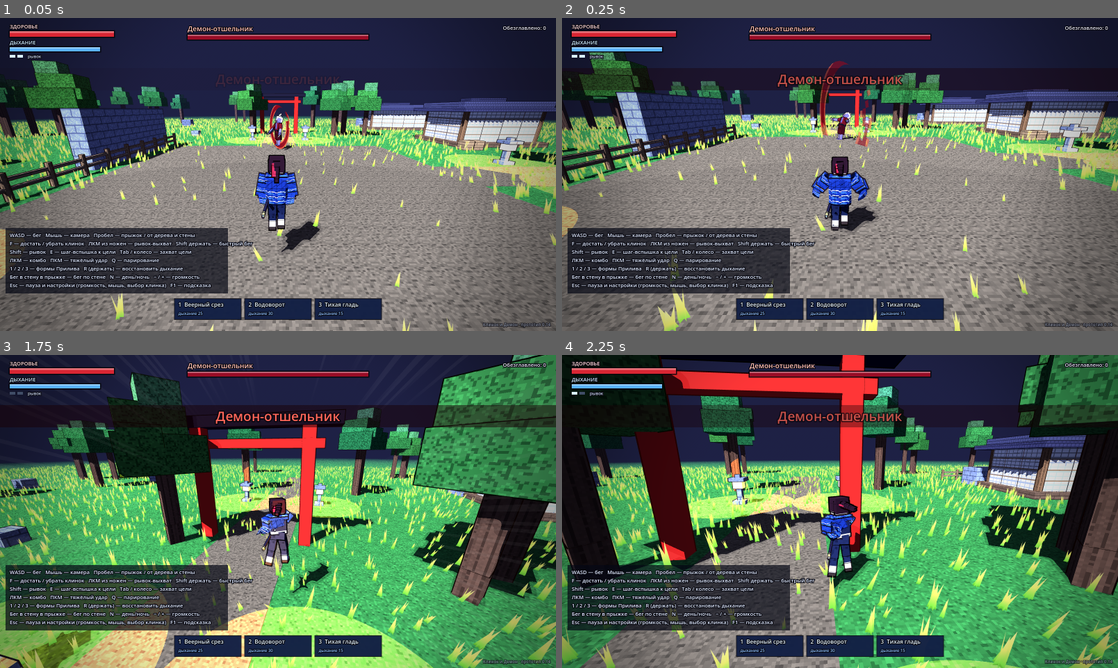
Above: before the commit, frames 1-4 (two rows, left to right).
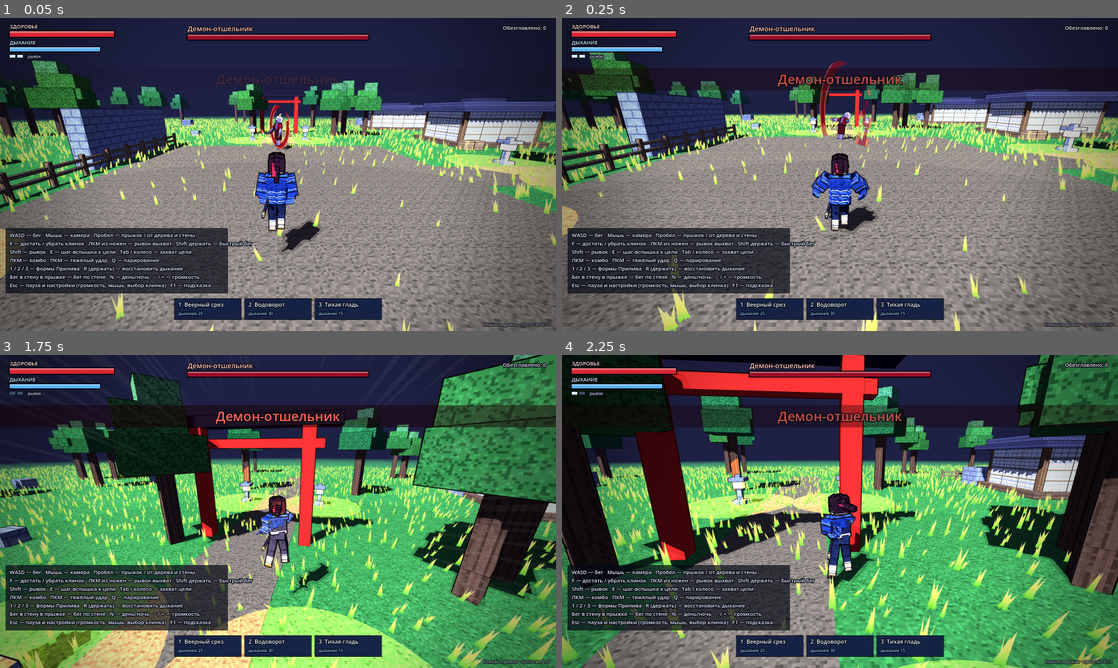
Above: after the commit, the same moments.

Repository: Tsenze13/DemonSlatarME
Game: Godot game, scene res://main.tscn
The game is run twice, just before and just after one commit, with the same random seed, the same clock (stepped at 60 frames per second) and the same inputs.
Inputs (mouse positions are in pixels of both pictures, inside the frame that each line leads up to):
- Up to frame 1 (0.05 s): no input
- Up to frame 2 (0.25 s): no input
- Up to frame 3 (1.75 s): tap Enter at 0.5 s; move the mouse to (305, 511) at 0.52 s; hold R (breathe) 0.53-1.28 s; hold Up from 0.53 s (still down); click (305, 511) at 0.67 s; tap Space (jump) at 0.77, 1.52 s; tap Shift (dash) at 0.8, 1.35 s; move the mouse to (250, 511) at 1.27 s; tap F (draw) at 1.55 s
- Up to frame 4 (2.25 s): keep holding Up; move the mouse to (851, 505) at 2.02 s; tap F (draw) at 2.1 s

The runs differ from the first frame. In frame 1, 0.1% of the frame differs, in the area x 46-99%, y 42-99%; in frame 2, 0.1%; in frame 3, 0.1%; in frame 4, 0.1%, in the area x 47-99%, y 44-99%.

Commit message:
Клинок и Демон v0.15: лицо с мимикой, кисти, стопы, волосы, порезы на герое
Co-Authored-By: Claude Opus 5.5 <noreply@anthropic.com>
Claude-Session: https://claude.ai/code/session_01G3h9Yu3TGjLRQLW4GY5QkV

Diff:
--- a/project.godot
+++ b/project.godot
@@ -4,7 +4,7 @@
 [application]
 
 config/name="Клинок и Демон"
-config/version="0.14"
+config/version="0.15"
 run/main_scene="res://main.tscn"
 config/features=PackedStringArray("4.7", "GL Compatibility")
 
--- a/scripts/autotest.gd
+++ b/scripts/autotest.gd
@@ -175,6 +175,7 @@
 	p.receive_attack(20.0, p.global_position + Vector3(0, 0, 2), false)
 	await w(0.1)
 	check(p.state == "down", "сильный удар сбивает с ног")
+	check(p.cuts.size() > 0, "на герое виден порез")
 	await w(1.5)
 	check(p.state == "move", "герой поднялся")
 	p.hp = hp0
--- a/scripts/hud.gd
+++ b/scripts/hud.gd
@@ -243,4 +243,4 @@
 		for l in lines:
 			_txt(Vector2(hx, hy), l, int(15 * u), Color(0.88, 0.92, 1.0))
 			hy += 24 * u
-	_txt(Vector2(s.x - 16 * u, s.y - 14 * u), "Клинок и Демон · прототип 0.14", int(12 * u), Color(0.7, 0.75, 0.85, 0.6), HORIZONTAL_ALIGNMENT_RIGHT, 0)
+	_txt(Vector2(s.x - 16 * u, s.y - 14 * u), "Клинок и Демон · прототип 0.15", int(12 * u), Color(0.7, 0.75, 0.85, 0.6), HORIZONTAL_ALIGNMENT_RIGHT, 0)
--- a/scripts/player.gd
+++ b/scripts/player.gd
@@ -293,20 +293,29 @@
 	Vox.box(torso, Vector3(0.44, 0.5, 0.25), Vector3(0, 0.26, 0), uni, true, 0.0, "cloth", true)
 	Vox.box(torso, Vector3(0.45, 0.08, 0.26), Vector3(0, 0.03, 0), belt)
 	Vox.box(torso, Vector3(0.1, 0.22, 0.02), Vector3(0, 0.37, 0.127), Color(0.85, 0.85, 0.82), false)  # ворот
+	# пуговицы формы
+	for k in 3:
+		Vox.box(torso, Vector3(0.035, 0.035, 0.02), Vector3(0, 0.15 + k * 0.08, 0.128), Color(0.85, 0.7, 0.3), false, 0.2)
 	var head := Vox.pivot(torso, Vector3(0, 0.52, 0), "head")
 	Vox.box(head, Vector3(0.12, 0.08, 0.12), Vector3(0, 0.02, 0), skin)
 	Vox.box(head, Vector3(0.3, 0.3, 0.3), Vector3(0, 0.2, 0), skin)
-	Vox.box(head, Vector3(0.06, 0.07, 0.02), Vector3(-0.07, 0.19, 0.151), Color(0.1, 0.05, 0.08), false)
-	Vox.box(head, Vector3(0.06, 0.07, 0.02), Vector3(0.07, 0.19, 0.151), Color(0.1, 0.05, 0.08), false)
-	Vox.box(head, Vector3(0.03, 0.035, 0.021), Vector3(-0.06, 0.205, 0.154), Color(0.5, 0.85, 1.0), false, 0.6)
-	Vox.box(head, Vector3(0.03, 0.035, 0.021), Vector3(0.08, 0.205, 0.154), Color(0.5, 0.85, 1.0), false, 0.6)
-	Vox.box(head, Vector3(0.08, 0.02, 0.02), Vector3(0, 0.1, 0.151), Color(0.6, 0.35, 0.32), false)   # рот
-	# волосы: шапка, чёлка прядями, виски, затылок
+	for sx in [-1.0, 1.0]:
+		Vox.box(head, Vector3(0.03, 0.07, 0.05), Vector3(0.163 * sx, 0.19, 0.0), skin.darkened(0.08))   # уши
+	_build_face(head, skin, hair)
+	# волосы: шапка с торчащими прядями, чёлка, виски, затылок
 	Vox.box(head, Vector3(0.34, 0.1, 0.34), Vector3(0, 0.39, -0.01), hair)
 	Vox.box(head, Vector3(0.32, 0.07, 0.06), Vector3(0, 0.335, 0.15), hair)
-	Vox.box(head, Vector3(0.06, 0.12, 0.05), Vector3(-0.11, 0.27, 0.155), hair)
-	Vox.box(head, Vector3(0.06, 0.09, 0.05), Vector3(0.02, 0.285, 0.16), hair)
-	Vox.box(head, Vector3(0.05, 0.08, 0.05), Vector3(0.12, 0.28, 0.155), hair_tip)
+	var bangs := [[-0.12, 0.27, 0.12, 8.0], [-0.055, 0.28, 0.1, -4.0], [0.01, 0.275, 0.11, 6.0], [0.075, 0.285, 0.09, -8.0], [0.13, 0.275, 0.1, 10.0]]
+	for i in bangs.size():
+		var bg: Array = bangs[i]
+		var strand := Vox.box(head, Vector3(0.06, bg[2], 0.05), Vector3(bg[0], bg[1], 0.157), hair_tip if i == 4 else hair)
+		strand.rotation_degrees = Vector3(0, 0, bg[3])
+	var spikes := [[Vector3(0, 0.45, -0.06), Vector3(-25, 0, 0)], [Vector3(-0.1, 0.44, 0.02), Vector3(-10, 0, 25)],
+		[Vector3(0.1, 0.44, 0.02), Vector3(-10, 0, -25)], [Vector3(-0.09, 0.42, -0.14), Vector3(-45, 0, 20)],
+		[Vector3(0.09, 0.42, -0.14), Vector3(-45, 0, -20)], [Vector3(0, 0.36, -0.21), Vector3(-70, 0, 0)]]
+	for sp in spikes:
+		var spk := Vox.box(head, Vector3(0.09, 0.11, 0.09), sp[0], hair)
+		spk.rotation_degrees = sp[1]
 	Vox.box(head, Vector3(0.34, 0.28, 0.08), Vector3(0, 0.22, -0.16), hair)
 	Vox.box(head, Vector3(0.04, 0.24, 0.28), Vector3(-0.165, 0.24, -0.01), hair)
 	Vox.box(head, Vector3(0.04, 0.24, 0.28), Vector3(0.165, 0.24, -0.01), hair)
@@ -327,7 +336,10 @@
 		sl1.material_override = hm
 		var fore := Vox.pivot(arm, Vector3(0, -0.27, 0), "fore_" + nm)
 		Vox.box(fore, Vector3(0.14, 0.25, 0.14), Vector3(0, -0.12, 0), uni)
-		Vox.box(fore, Vector3(0.13, 0.1, 0.13), Vector3(0, -0.28, 0), skin)
+		# кулак: ладонь, ряд костяшек спереди, большой палец к телу
+		Vox.box(fore, Vector3(0.12, 0.1, 0.12), Vector3(0, -0.28, 0), skin)
+		Vox.box(fore, Vector3(0.125, 0.065, 0.04), Vector3(0, -0.3, 0.058), skin.darkened(0.06))
+		Vox.box(fore, Vector3(0.035, 0.055, 0.05), Vector3(-0.06 * side, -0.265, 0.04), skin)
 		var sl2 := Vox.box(fore, Vector3(0.26, 0.2, 0.27), Vector3(0.01 * side, -0.05, -0.01), hcol)
 		sl2.material_override = hm
 		arms[nm] = [arm, fore]
@@ -357,10 +369,16 @@
 		Vox.box(leg, Vector3(0.19, 0.42, 0.2), Vector3(0, -0.2, 0), uni, true, 0.0, "cloth", true)
 		var shin := Vox.pivot(leg, Vector3(0, -0.42, 0), "shin_" + nm)
 		Vox.box(shin, Vector3(0.17, 0.24, 0.18), Vector3(0, -0.1, 0), uni, true, 0.0, "cloth", true)
-		Vox.box(shin, Vector3(0.165, 0.16, 0.175), Vector3(0, -0.3, 0), belt)   # обмотки
-		Vox.box(shin, Vector3(0.16, 0.07, 0.26), Vector3(0, -0.42, 0.04), Color(0.2, 0.15, 0.12))
-
-	for n in ["hips", "torso", "head", "arm_r", "fore_r", "arm_l", "fore_l", "leg_r", "shin_r", "leg_l", "shin_l", "sword"]:
+		Vox.box(shin, Vector3(0.165, 0.15, 0.175), Vector3(0, -0.27, 0), belt)   # обмотки
+		Vox.box(shin, Vector3(0.17, 0.025, 0.18), Vector3(0, -0.22, 0), belt.darkened(0.15), false)
+		# стопа: таби и сандалии-варадзи на ремешках, гнётся в голеностопе
+		var foot := Vox.pivot(shin, Vector3(0, -0.36, 0.0), "foot_" + nm)
+		Vox.box(foot, Vector3(0.15, 0.08, 0.22), Vector3(0, -0.04, 0.04), Color(0.9, 0.89, 0.84))
+		Vox.box(foot, Vector3(0.165, 0.03, 0.255), Vector3(0, -0.09, 0.045), Color(0.62, 0.48, 0.3))
+		Vox.box(foot, Vector3(0.155, 0.02, 0.03), Vector3(0, -0.035, 0.11), Color(0.25, 0.18, 0.14), false)
+		Vox.box(foot, Vector3(0.155, 0.02, 0.03), Vector3(0, -0.035, -0.02), Color(0.25, 0.18, 0.14), false)
+
+	for n in ["hips", "torso", "head", "arm_r", "fore_r", "arm_l", "fore_l", "leg_r", "shin_r", "leg_l", "shin_l", "sword", "foot_r", "foot_l"]:
 		J[n] = model.find_child(n, true, false)
 		rest[n] = Vector3.ZERO
 
@@ -421,6 +439,110 @@
 	model.add_child(ribbon)
 	ribbon.setup()
 	cloths.append(ribbon)
+	# пряди у висков — на физике
+	for sx in [-1.0, 1.0]:
+		var lock = MeshInstance3D.new()
+		lock.set_script(Cloth)
+		lock.attach = head
+		lock.anchors = [Vector3(0.155 * sx, 0.3, 0.1)]
+		lock.cols = 1
+		lock.rows = 3
+		lock.seg = 0.065
+		lock.mode = "chain"
+		lock.chain_size = Vector3(0.05, 0.05, 0.065)
+		lock.chain_col = hair
+		lock.chain_taper = 0.75
+		lock.gravity = 8.0
+		model.add_child(lock)
+		lock.setup()
+		cloths.append(lock)
+
+# Лицо: глаза (белок, радужка, зрачок, блик, веко), брови, нос, рот. Мимика — _face_anim.
+var eyes: Array = []
+var brows: Array = []
+var mouth: Node3D
+var mouth_open: Node3D
+var blink_t := 3.0
+var face_brow := 0.0
+var face_open := 0.0
+var face_squint := 0.0
+
+func _build_face(head: Node3D, skin: Color, hair: Color) -> void:
+	var face := Vox.pivot(head, Vector3(0, 0.2, 0.151), "face")
+	var white := Color(0.97, 0.96, 0.94)
+	var iris := Color(0.3, 0.55, 0.95)
+	var dark := Color(0.08, 0.05, 0.08)
+	for sx in [-1.0, 1.0]:
+		var eye := Vox.pivot(face, Vector3(0.068 * sx, -0.012, 0))
+		Vox.box(eye, Vector3(0.075, 0.068, 0.006), Vector3.ZERO, white, false)
+		Vox.box(eye, Vector3(0.044, 0.066, 0.008), Vector3(-0.01 * sx, -0.002, 0.001), iris, false, 0.35)
+		Vox.box(eye, Vector3(0.024, 0.034, 0.01), Vector3(-0.01 * sx, -0.012, 0.002), dark, false)
+		Vox.box(eye, Vector3(0.014, 0.016, 0.012), Vector3(-0.002 * sx, 0.014, 0.003), Color.WHITE, false, 1.0)
+		Vox.box(eye, Vector3(0.084, 0.016, 0.012), Vector3(0, 0.036, 0.002), dark, false)    # верхнее веко с ресницами
+		eyes.append(eye)
+		var brow := Vox.pivot(face, Vector3(0.07 * sx, 0.058, 0.004))
+		Vox.box(brow, Vector3(0.082, 0.02, 0.012), Vector3.ZERO, hair, false)
+		brows.append(brow)
+	Vox.box(face, Vector3(0.022, 0.03, 0.008), Vector3(0, -0.05, 0.0), skin.darkened(0.12), false)   # нос
+	mouth = Vox.pivot(face, Vector3(0, -0.098, 0.001))
+	Vox.box(mouth, Vector3(0.07, 0.016, 0.006), Vector3.ZERO, Color(0.55, 0.3, 0.3), false)
+	mouth_open = Vox.pivot(face, Vector3(0, -0.1, 0.002))
+	Vox.box(mouth_open, Vector3(0.06, 0.045, 0.006), Vector3.ZERO, Color(0.3, 0.06, 0.1), false)
+	Vox.box(mouth_open, Vector3(0.05, 0.01, 0.008), Vector3(0, 0.014, 0.001), Color(0.95, 0.95, 0.92), false)  # зубы
+	mouth_open.scale = Vector3(1, 0.05, 1)
+
+# Мимика: в бою — сдвинутые брови и крик на ударе, от боли — зажмуривается,
+# на дыхании — прикрытые глаза, без сознания — закрыты. Моргает сам.
+func _face_anim(dt: float) -> void:
+	if eyes.is_empty():
+		return
+	var brow := 0.0          # >0 — злые (внутренние концы вниз), <0 — испуг
+	var open := 0.0          # рот открыт
+	var squint := 0.0        # прищур / закрытые глаза
+	match state:
+		"attack", "finisher":
+			brow = 1.0
+			var a := atk if state == "attack" else ATK["dslash"]
+			if state_t >= a.hit0 - 0.04 and state_t <= a.hit1 + 0.1:
+				open = 1.0
+			squint = 0.25
+		"dash", "flash", "wallrun", "draw", "parry", "stance":
+			brow = 0.8
+			squint = 0.2
+		"hurt", "down":
+			brow = -1.0
+			open = 0.7
+			squint = 0.85
+		"breathe":
+			squint = 0.6
+			open = 0.25
+		"dead":
+			squint = 1.0
+			brow = -0.5
+		_:
+			if sprinting:
+				brow = 0.7
+				open = 0.3
+			elif drawn:
+				brow = 0.35
+	blink_t -= dt
+	if blink_t < 0.0:
+		if blink_t > -0.12:
+			squint = maxf(squint, 1.0)
+		else:
+			blink_t = randf_range(2.5, 5.0)
+	var r := 1.0 - exp(-18.0 * dt)
+	face_brow = lerpf(face_brow, brow, r)
+	face_open = lerpf(face_open, open, r)
+	face_squint = lerpf(face_squint, squint, 1.0 - exp(-30.0 * dt))
+	for i in 2:
+		var sx := -1.0 if i == 0 else 1.0
+		(eyes[i] as Node3D).scale = Vector3(1, maxf(0.08, 1.0 - face_squint * 0.92), 1)
+		var b: Node3D = brows[i]
+		b.rotation_degrees = Vector3(0, 0, 18.0 * sx * face_brow)
+		b.position.y = 0.058 - 0.012 * maxf(0.0, face_brow) + 0.01 * maxf(0.0, -face_brow)
+	mouth_open.scale = Vector3(1, maxf(0.05, face_open), 1)
+	mouth.visible = face_open < 0.3
 
 func _make_cloth(attach: Node3D, anchors: Array, rows: int, seg: float):
 	var c = MeshInstance3D.new()
@@ -540,6 +662,7 @@
 			G.fx.dust(global_position, 10)
 			G.add_shake(0.08)
 	_separate_from_enemies()
+	_update_cuts(dt)
 	_effects(dt)
 	_animate(dt)
 	if sword_mode == "whip":
@@ -1684,6 +1807,7 @@
 	if state_t > 3.0:
 		hp = max_hp
 		breath = max_breath
+		clear_cuts()
 		global_position = spawn_pos
 		velocity = Vector3.ZERO
 		invuln_t = 1.5
@@ -1712,6 +1836,7 @@
 				G.hud.add_combo("dodge", 15)
 		return "dodge"
 	hp -= dmg
+	_add_cut(src)
 	G.hurt_fx = 1.0
 	G.add_shake(0.35)
 	G.hitstop(0.06)
@@ -1743,6 +1868,56 @@
 	velocity = kb * 9.0 + Vector3.UP * 3.0
 	_set_state("hurt")
 	return "hit"
+
+# Порез на одежде героя: тёмно-красная полоса поперёк ближайшей части тела.
+# Со временем затягивается (cut_life), при возрождении исчезает.
+var cuts: Array = []
+
+func _add_cut(src: Vector3) -> void:
+	var hit_p := global_position + Vector3(randf_range(-0.2, 0.2), randf_range(0.6, 1.5), 0) + (src - global_position).normalized() * 0.2
+	var best: MeshInstance3D = null
+	var bd := 99.0
+	for jn in ["torso", "arm_r", "arm_l", "fore_r", "fore_l", "leg_r", "leg_l", "shin_r", "shin_l", "hips"]:
+		for c in J[jn].get_children():
+			if c is MeshInstance3D and c.mesh is BoxMesh and c.mesh.size.y > 0.15:
+				var dd: float = c.global_position.distance_to(hit_p)
+				if dd < bd:
+					bd = dd
+					best = c
+	if best == null:
+		return
+	var sz: Vector3 = best.mesh.size
+	var w := MeshInstance3D.new()
+	var bm := BoxMesh.new()
+	bm.size = Vector3(sz.x * 1.06, randf_range(0.025, 0.04), sz.z * 1.06)
+	w.mesh = bm
+	w.material_override = Vox.cel_mat(Color(0.5, 0.04, 0.08), false, 0.35)
+	w.cast_shadow = GeometryInstance3D.SHADOW_CASTING_SETTING_OFF
+	best.add_child(w)
+	w.position = Vector3(0, randf_range(-sz.y * 0.3, sz.y * 0.3), 0)
+	w.rotation_degrees = Vector3(randf_range(-10, 10), 0, randf_range(-35, 35))
+	cuts.append({"n": w, "life": 25.0})
+	if cuts.size() > 10:
+		var old: Dictionary = cuts.pop_front()
+		if is_instance_valid(old.n):
+			old.n.queue_free()
+
+func _update_cuts(dt: float) -> void:
+	for i in range(cuts.size() - 1, -1, -1):
+		var c: Dictionary = cuts[i]
+		c.life -= dt
+		if not is_instance_valid(c.n) or c.life <= 0.0:
+			if is_instance_valid(c.n):
+				c.n.queue_free()
+			cuts.remove_at(i)
+		elif c.life < 2.0:
+			c.n.scale = Vector3(1, c.life / 2.0, 1)
+
+func clear_cuts() -> void:
+	for c in cuts:
+		if is_instance_valid(c.n):
+			c.n.queue_free()
+	cuts.clear()
 
 func _parry_success(src: Vector3) -> void:
 	G.slowmo(0.25, 0.55)
@@ -2267,6 +2442,15 @@
 		hips_y = HIP_Y - 0.3
 		snap = true
 
+	# стопы: на земле держатся ровно (против наклона ноги и тела), в воздухе — носок вниз
+	for sd in ["r", "l"]:
+		var flat := -((p["leg_" + sd] as Vector3).x + (p["shin_" + sd] as Vector3).x)
+		if on_floor and state not in ["down", "dead"]:
+			flat -= lean
+			p["foot_" + sd] = Vector3(clampf(flat * 0.85, -55.0, 45.0), 0, 0)
+		else:
+			p["foot_" + sd] = Vector3(clampf(flat * 0.3 + 20.0, -30.0, 50.0), 0, 0)
+
 	# --- пружины суставов: плавно, с инерцией и лёгким перехлёстом ---
 	var w := 40.0 if snap else 20.0
 	var zeta := 0.82 if snap else 0.72
@@ -2291,6 +2475,7 @@
 		var sw: Vector3 = J.sword.rotation_degrees
 		sword_l.rotation_degrees = Vector3(sw.x, -sw.y, -sw.z)
 	_apply_ik(dt, sp)
+	_face_anim(dt)
 
 # ---------------------------------------------------------------------
 # Двуручный хват катаны: руки сами тянутся к рукояти (обратная кинематика).
Not shown, changed: docs/ПРОЧТИ.txt
Not shown, changed: CLAUDE.md
